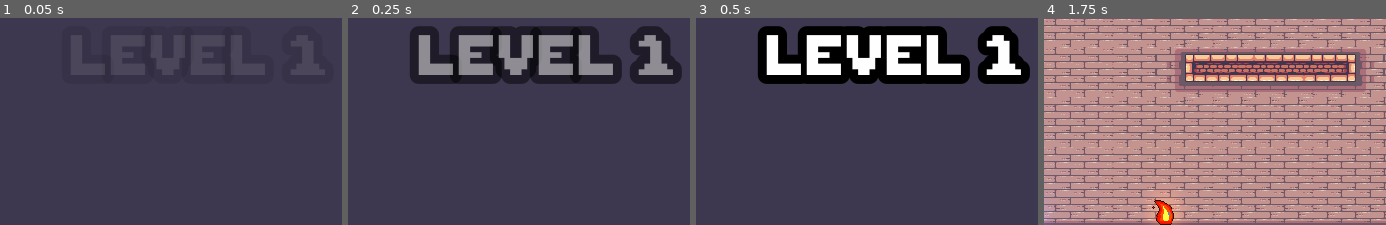
Above: before the commit, frames 1-4 (left to right).
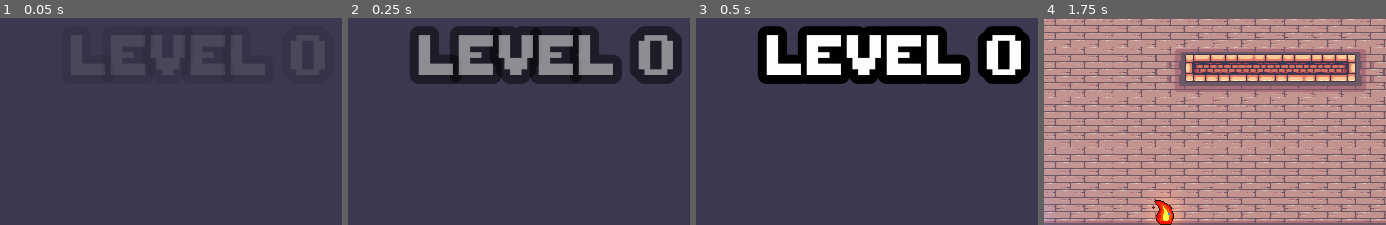
Above: after the commit, the same moments.

Repository: gfmota/brackeys_gamejam2021.1
Game: Godot game, scene res://assets/scenes/Level1.tscn
Two runs of this game, one before a commit and one after it. Both use one fixed random seed, a clock stepped at 60 frames per second and the inputs below. The project has no main scene, so this scene is started directly.
Inputs:
- Up to frame 1 (0.05 s): no input
- Up to frame 2 (0.25 s): no input
- Up to frame 3 (0.5 s): no input
- Up to frame 4 (1.75 s): hold Right (fire_right) from 0.53 s (still down); tap Up (fire_up) at 0.77, 1.52 s
The pictures show only the part of the screen within x 21-71%, y 39-89%; the shares and areas given below are measured in that part.

The runs differ from the first frame. In frame 2, 2.1% of the frame differs, in the area x 82-98%, y 3-32%; in frame 3, 2.2%; in frame 4, nothing differs.

Commit message:
Add script to all levels
Signed-off-by: Gabriel Mota <gabrielfmota134@gmail.com>

Diff:
--- a/assets/scripts/Level.gd
+++ b/assets/scripts/Level.gd
@@ -1,5 +1,7 @@
 extends Node2D
 
+export (int) var level_num
+export (PackedScene) var next_scene
 var fire_done : bool = false
 var water_done : bool = false
 onready var door : Area2D = $Door
@@ -9,7 +11,13 @@
 	door.connect("body_entered", self, "entered_door")
 	door.connect("body_exited", self, "exit_door")
 	fade.connect("end_fade", self, "fade_ended")
-	fade.fade_in(1)
+
+	if get_node("Water") != null:
+		get_node("Water").connect("body_entered", self, "on_water_body_entered")
+	if get_node("Fire") != null:
+		get_node("Fire").connect("body_entered", self, "on_fire_body_entered")
+
+	fade.fade_in(level_num)
 
 func entered_door(body):
 	if body.is_in_group("WaterHero"):
@@ -18,6 +26,7 @@
 		fire_done = true
 
 	if water_done and fire_done:
+		door.open()
 		fade.fade_out()
 
 func exit_door(body):
@@ -27,4 +36,15 @@
 		fire_done = false
 
 func fade_ended():
-	print("FOI")
+	get_tree().change_scene(next_scene.get_path())
+
+func on_water_body_entered(body):
+	if body.is_in_group("FireHero"):
+		lose()
+
+func on_fire_body_entered(body):
+	if body.is_in_group("WaterHero"):
+		lose()
+
+func lose():
+	print("perdeu")
